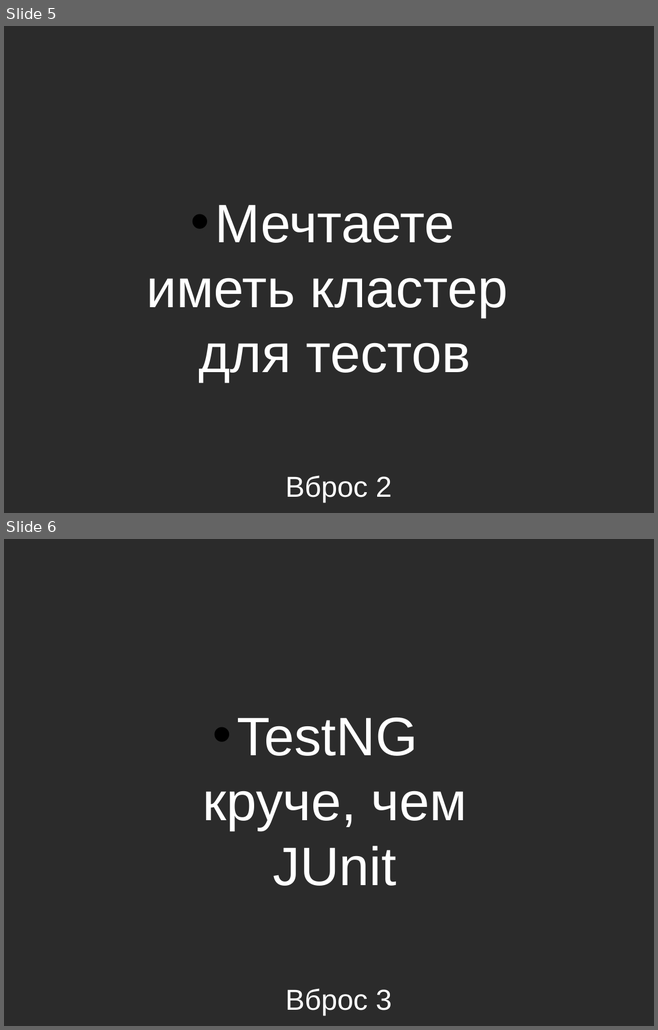
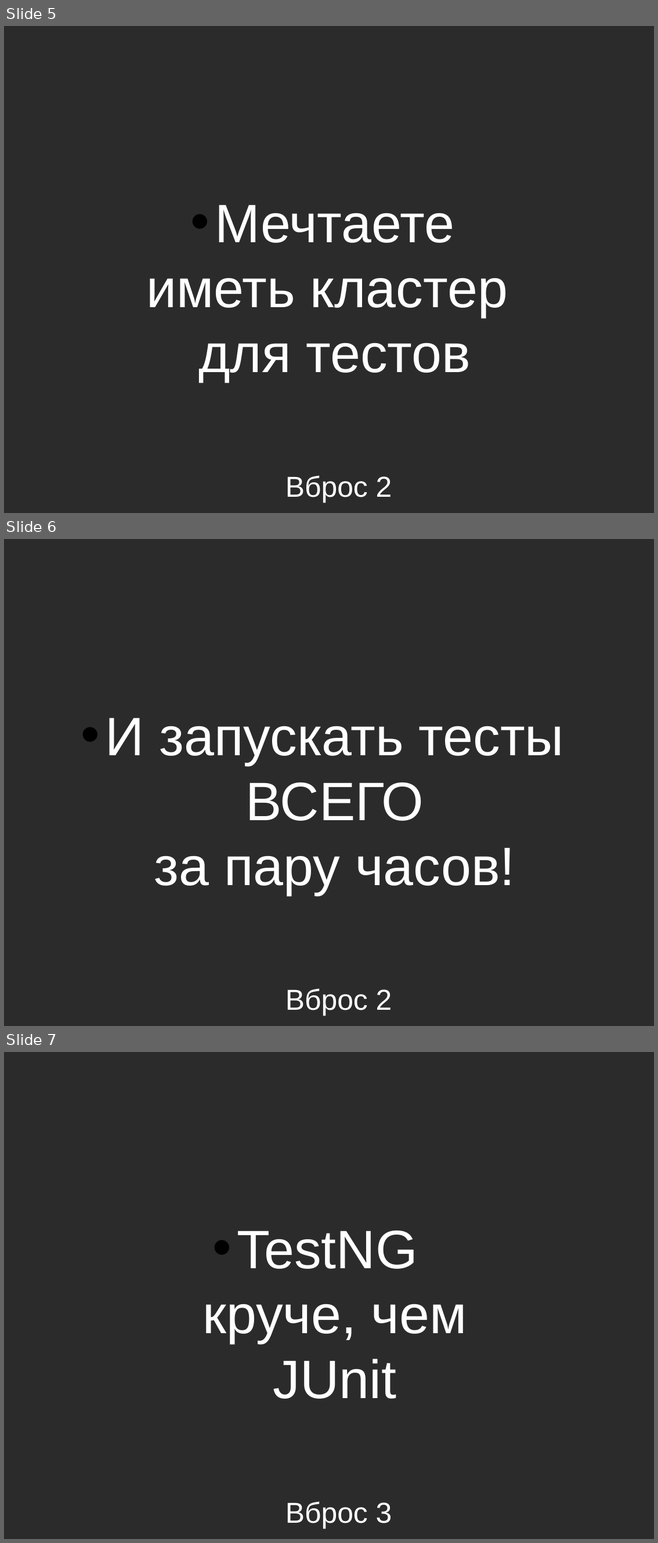
Before and after one commit to asolntsev/presentations, a slide deck: ui-tests/the_fast_and_the_continuous.seleniumcamp2014.odp. Shown one above the other, each under a label of ours: slides 5 and 6 before the commit, slides 5, 6 and 7 after it. The pictures are 658x1030 and 658x1543 pixels, drawn with LibreOffice and Linux fonts; fonts in the diff are those of the drawing; background and template pictures are left out; a plain dark background stands for a picture behind light text. Boxes give left, top, right and bottom in pixels: in the first picture for what was removed or moved away, otherwise in the second. Text is boxed around its words. In the diff, an @@ line names an element or a change of style, - is before the commit and + after.

```diff
--- a/ui-tests/the_fast_and_the_continuous.seleniumcamp2014.odp
+++ b/ui-tests/the_fast_and_the_continuous.seleniumcamp2014.odp
@@ slide 6 added at [4, 539, 654, 1026], background picture (left out) @@
@@ text added at [106, 718, 564, 895], 60 pt, text #FFFFFF @@
+• И запускать тесты
+  ВСЕГО
+  за пару часов!
@@ title added at [285, 988, 392, 1016], 32 pt, text #FFFFFF @@
+Вброс 2
@@ what was slide 6 is now slide 7 @@
```
Also in this commit, not shown: 3 slides changed, 12 other slides added, 1 slide removed.
